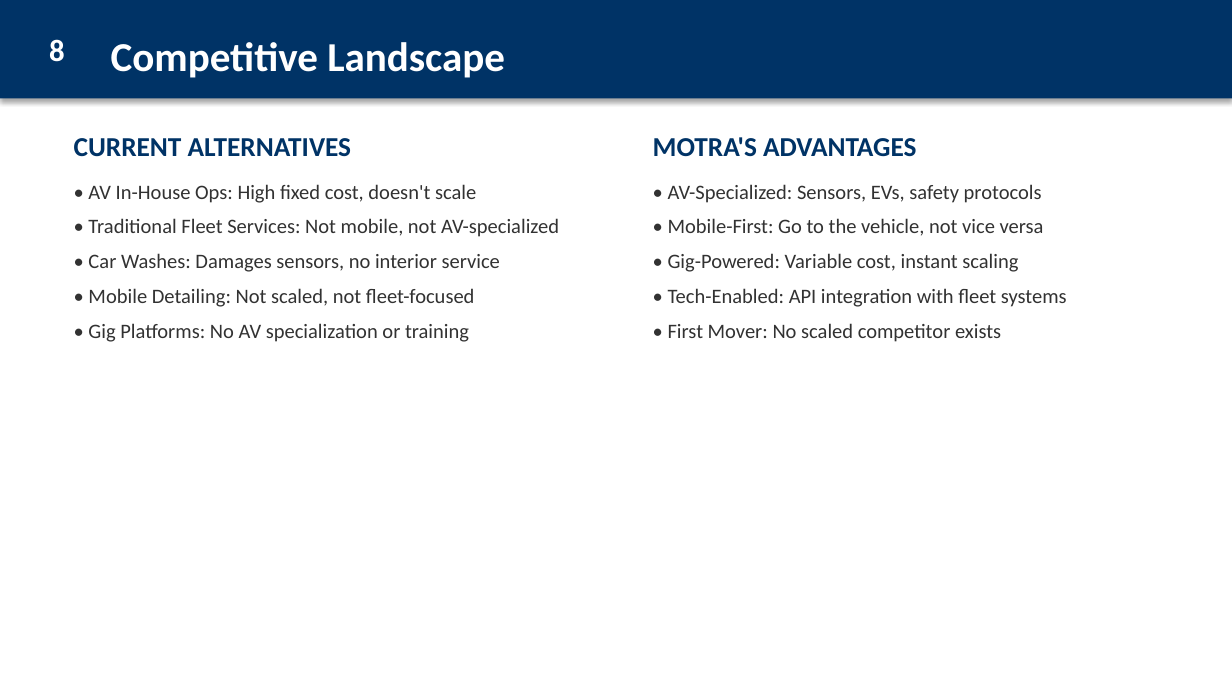
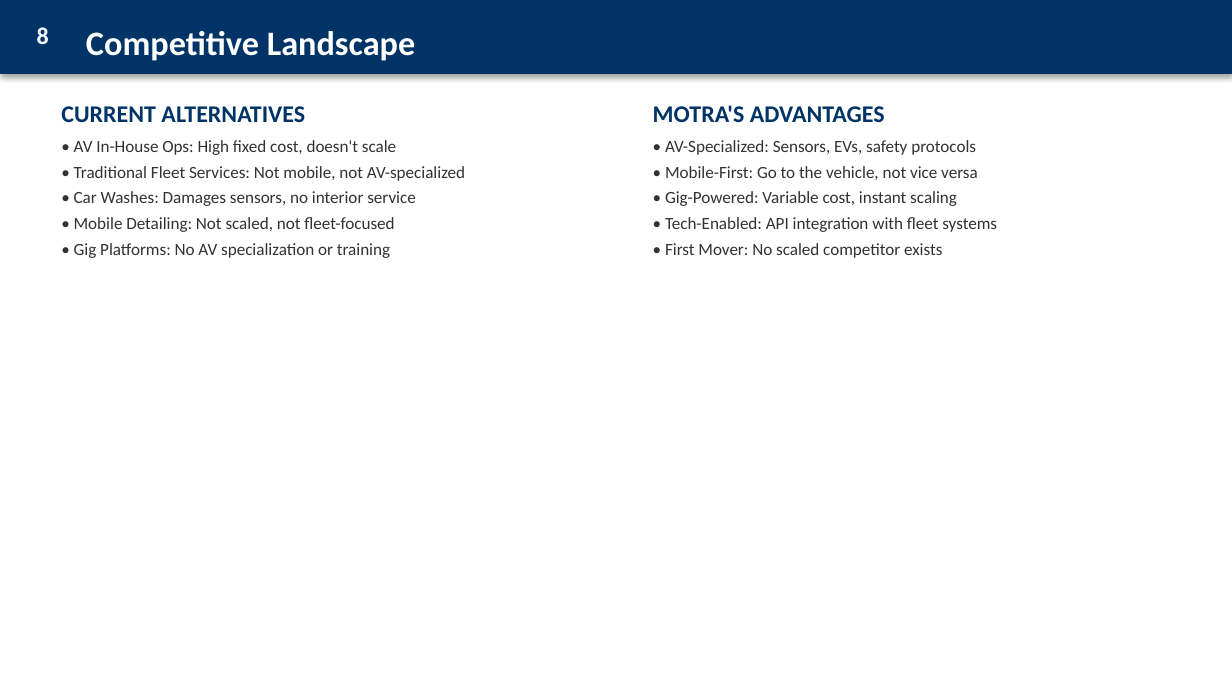
Before and after one commit to TidyTails/motra-landing, a slide deck: slide 9 of pitch/MOTRA-Business-Plan.pptx. Drawn at 1232x693 pixels with LibreOffice and Linux fonts; fonts in the diff are those of the drawing. Boxes give left, top, right and bottom in pixels: in the first picture for what was removed or moved away, otherwise in the second. Text is boxed around its words. In the diff, an @@ line names an element or a change of style, - is before the commit and + after.

```diff
--- a/pitch/MOTRA-Business-Plan.pptx
+++ b/pitch/MOTRA-Business-Plan.pptx
@@ rectangle: place and size @@
-rectangle at [0, 0, 1232, 99]
+rectangle at [0, 0, 1232, 74]
@@ text "8": place and size @@
-text "8" at [49, 39, 65, 62]
+text "8" at [37, 27, 49, 44]
@@ text "8" at [37, 27, 49, 44]: size 18 to 14 pt @@
@@ text "Competitive Landscape": place and size @@
-text "Competitive Landscape" at [111, 42, 505, 78]
+text "Competitive Landscape" at [86, 31, 416, 61]
@@ text "Competitive Landscape" at [86, 31, 416, 61]: size 24 to 20 pt @@
@@ text "CURRENT ALTERNATIVES" at [61, 106, 305, 122]: size 16 to 14 pt @@
@@ text "CURRENT ALTERNATIVES": place and size @@
-text "CURRENT ALTERNATIVES" at [74, 138, 352, 157]
+text "CURRENT ALTERNATIVES" at [61, 106, 305, 122]
@@ text "MOTRA'S ADVANTAGES": place and size @@
-text "MOTRA'S ADVANTAGES" at [653, 137, 916, 157]
+text "MOTRA'S ADVANTAGES" at [653, 105, 885, 122]
@@ text "MOTRA'S ADVANTAGES" at [653, 105, 885, 122]: size 16 to 14 pt @@
@@ text "• AV In-House Ops: High ...": place and size @@
-text "• AV In-House Ops: High ..." at [88, 184, 559, 342]
+text "• AV In-House Ops: High ..." at [74, 140, 465, 258]
@@ text "• AV In-House Ops: High ..." at [74, 140, 465, 258]: size 12 to 10 pt; less space between paragraphs @@
@@ text "• AV-Specialized: Sensors, EVs, safety ..." at [665, 140, 997, 258]: size 12 to 10 pt; less space between paragraphs @@
@@ text "• AV-Specialized: Sensors, EVs, safety ...": place and size @@
-text "• AV-Specialized: Sensors, EVs, safety ..." at [668, 184, 1067, 342]
+text "• AV-Specialized: Sensors, EVs, safety ..." at [665, 140, 997, 258]
```
Also in this commit, not shown: 21 other slides changed, 1 other file.
